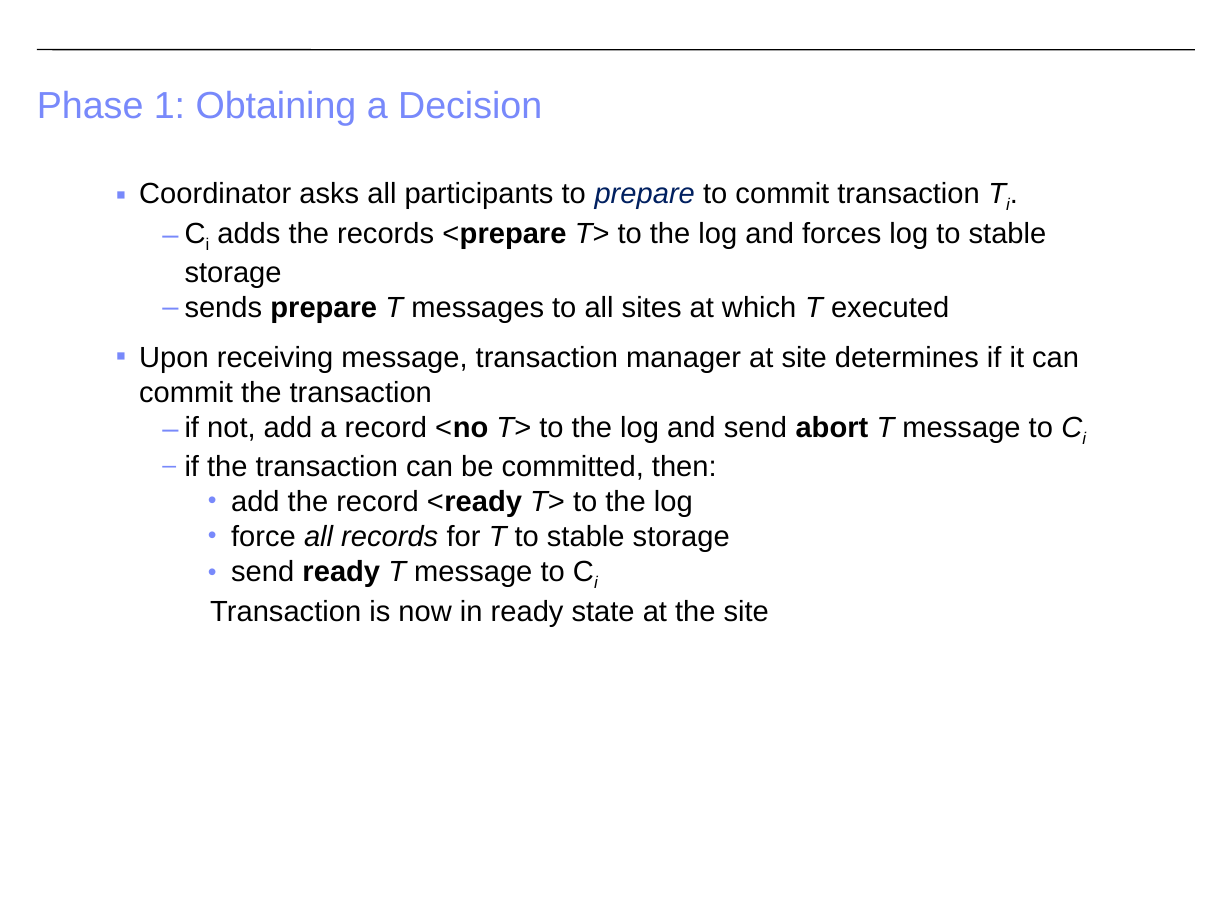
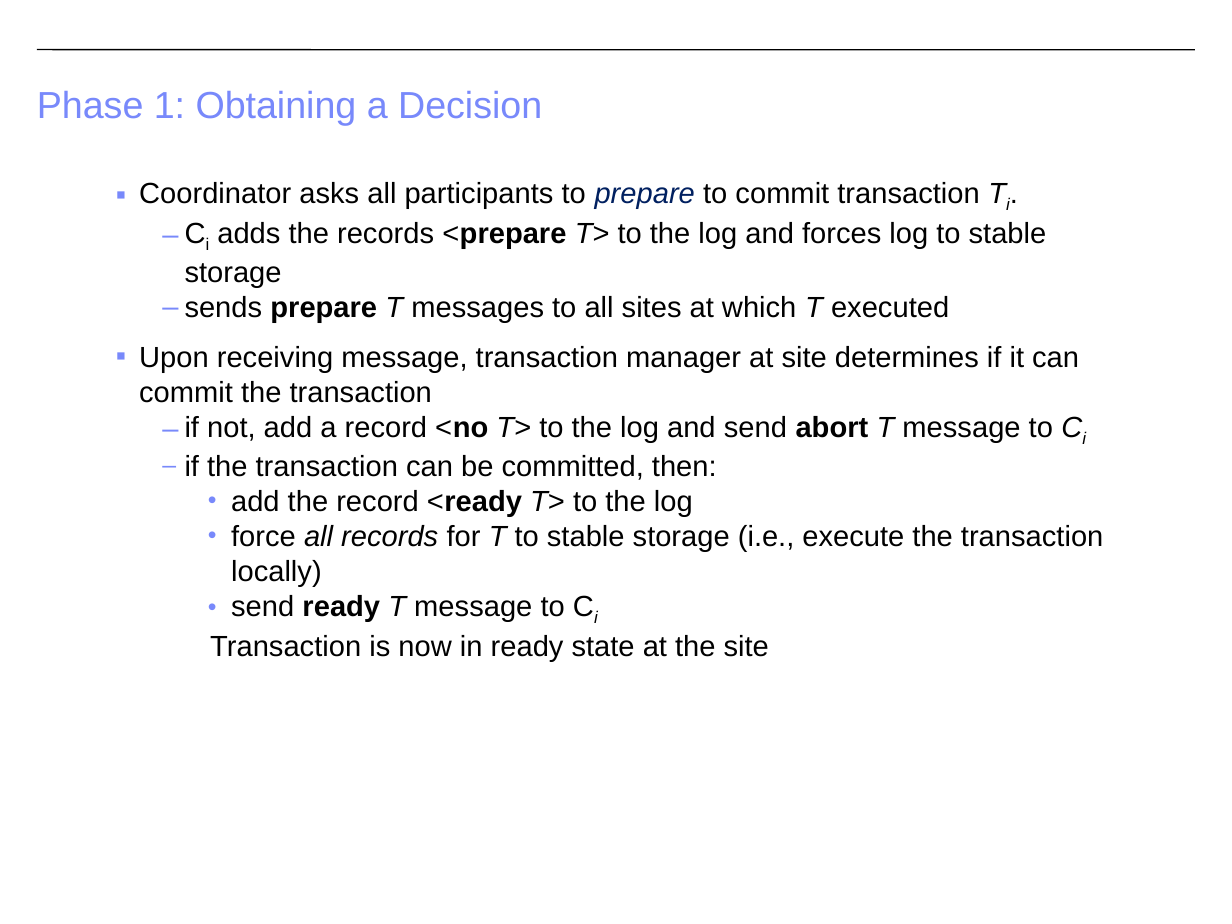
Before and after one commit to CS-W4121/cs-w4121.github.io, a slide deck: slide 41 of slides/Topic 5 - Distributed File Systems and Databases.pptx (slide 35 before the commit). Drawn at 1232x924 pixels with LibreOffice and Linux fonts; fonts in the diff are those of the drawing. Boxes give left, top, right and bottom in pixels: in the first picture for what was removed or moved away, otherwise in the second. Text is boxed around its words. In the diff, an @@ line names an element or a change of style, - is before the commit and + after.

```diff
--- a/slides/Topic 5 - Distributed File Systems and Databases.pptx
+++ b/slides/Topic 5 - Distributed File Systems and Databases.pptx
@@ text at (x1=231, y1=525, x2=1103, y2=586): text changed @@
-    • force all records for T to stable storage
+    • force all records for T to stable storage (i.e., execute the transaction locally)
```
Also in this commit, not shown: 11 other slides changed, 6 slides added, 3 other files.
